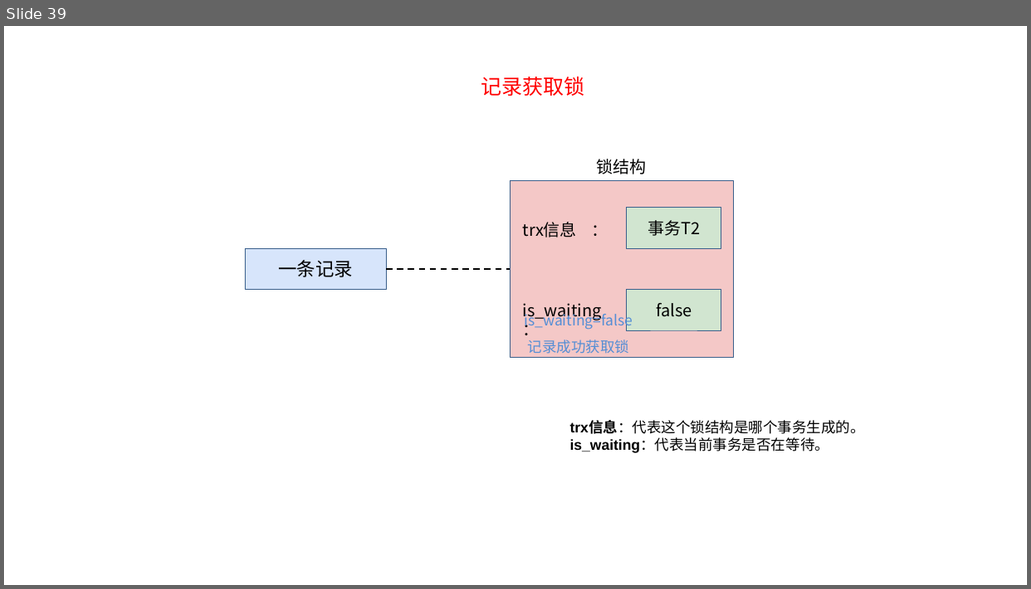
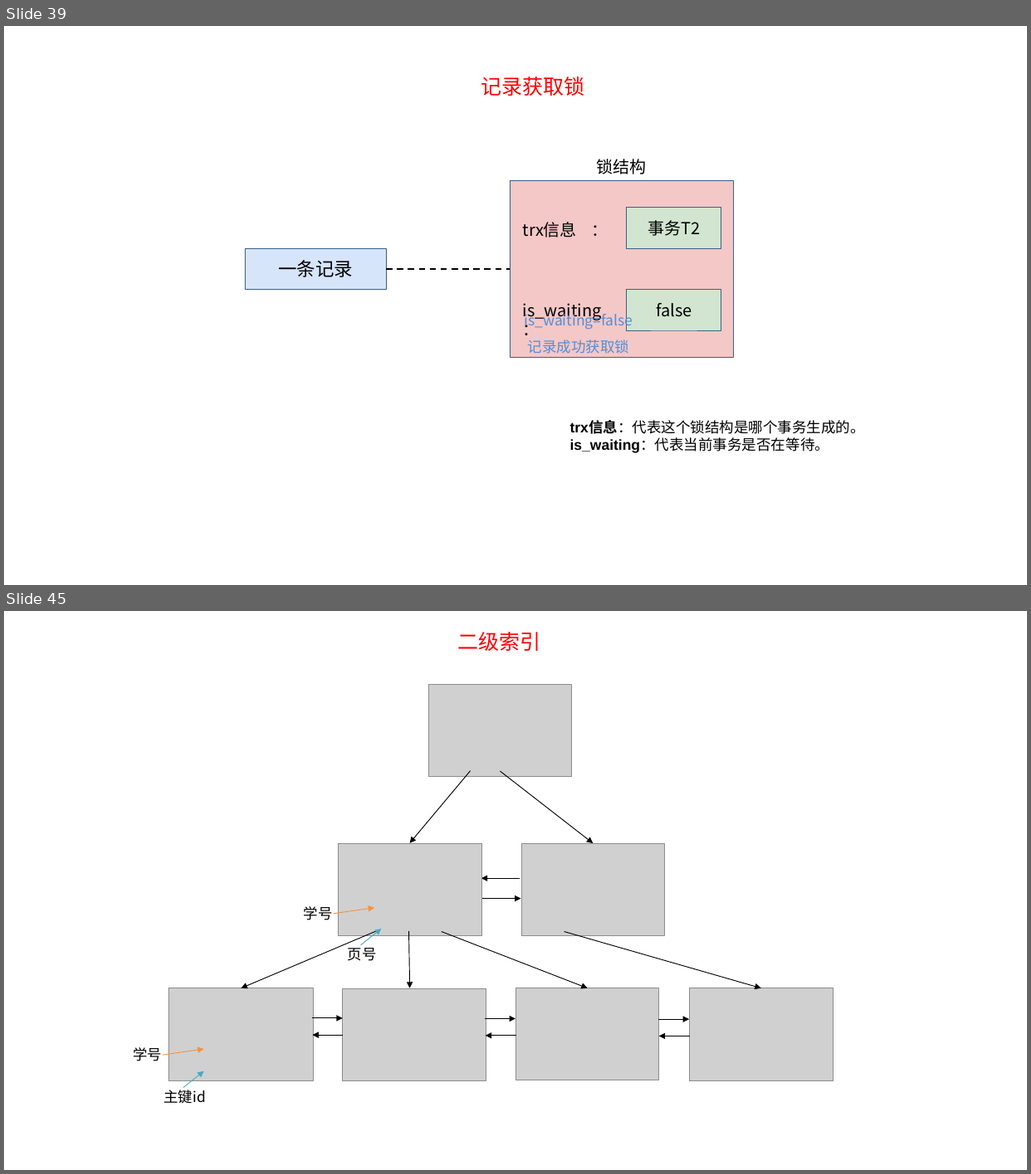
Before and after one commit to Qlj-1966910355/Learning-Materials, a slide deck: learn-file/新建 Microsoft Office PowerPoint 演示文稿.pptx. Shown one above the other, each under a label of ours: slide 39 before the commit, slides 39 and 45 after it; the slides between them are not shown. The pictures are 1031x589 and 1031x1174 pixels, drawn with LibreOffice and Linux fonts; fonts in the diff are those of the drawing; grey boxes stand for pictures. Boxes give left, top, right and bottom in pixels: in the first picture for what was removed or moved away, otherwise in the second. Text is boxed around its words. In the diff, an @@ line names an element or a change of style, - is before the commit and + after.

```diff
--- a/learn-file/新建 Microsoft Office PowerPoint 演示文稿.pptx
+++ b/learn-file/新建 Microsoft Office PowerPoint 演示文稿.pptx
@@ slide 45 added at box(4, 611, 1027, 1170), background #FFFFFF @@
@@ text added at box(458, 632, 541, 651), 20 pt, text #FF0000 @@
+二级索引
@@ picture added at box(429, 684, 571, 777) @@
@@ arrow added from (470, 770) to (409, 843), #000000 0.75 pt @@
@@ arrow added from (500, 771) to (593, 844), #000000 0.75 pt @@
@@ picture added at box(338, 844, 482, 936) @@
@@ picture added at box(521, 844, 665, 936) @@
@@ arrow added from (519, 879) to (481, 879), #000000 0.75 pt @@
@@ text added at box(304, 906, 333, 921), 14 pt, text #000000 @@
+学号
@@ arrow added from (334, 914) to (374, 908), #F69240 0.75 pt @@
@@ arrow added from (482, 899) to (520, 899), #000000 0.75 pt @@
@@ arrow added from (377, 931) to (241, 989), #000000 0.75 pt @@
@@ arrow added from (361, 945) to (381, 929), #46AAC5 0.75 pt @@
@@ arrow added from (408, 931) to (409, 989), #000000 0.75 pt @@
@@ arrow added from (441, 932) to (587, 989), #000000 0.75 pt @@
@@ arrow added from (563, 932) to (761, 989), #000000 0.75 pt @@
@@ text added at box(348, 945, 377, 961), 14 pt, text #000000 @@
+页号
@@ picture added at box(169, 989, 313, 1082) @@
@@ picture added at box(342, 989, 485, 1082) @@
@@ picture added at box(515, 989, 659, 1082) @@
@@ picture added at box(690, 989, 833, 1082) @@
@@ arrow added from (311, 1019) to (342, 1019), #000000 0.75 pt @@
@@ arrow added from (485, 1019) to (515, 1019), #000000 0.75 pt @@
@@ arrow added from (659, 1020) to (690, 1020), #000000 0.75 pt @@
@@ text added at box(133, 1048, 162, 1062), 14 pt, text #000000 @@
+学号
@@ arrow added from (163, 1055) to (204, 1050), #F69240 0.75 pt @@
@@ arrow added from (343, 1036) to (312, 1036), #000000 0.75 pt @@
@@ arrow added from (516, 1037) to (485, 1037), #000000 0.75 pt @@
@@ arrow added from (690, 1037) to (659, 1037), #000000 0.75 pt @@
@@ arrow added from (183, 1088) to (204, 1072), #46AAC5 0.75 pt @@
@@ text added at box(163, 1087, 206, 1104), 14 pt, text #000000 @@
+主键id
```
Also in this commit, not shown: 7 other slides added, 1 slide removed, 1 other file.
